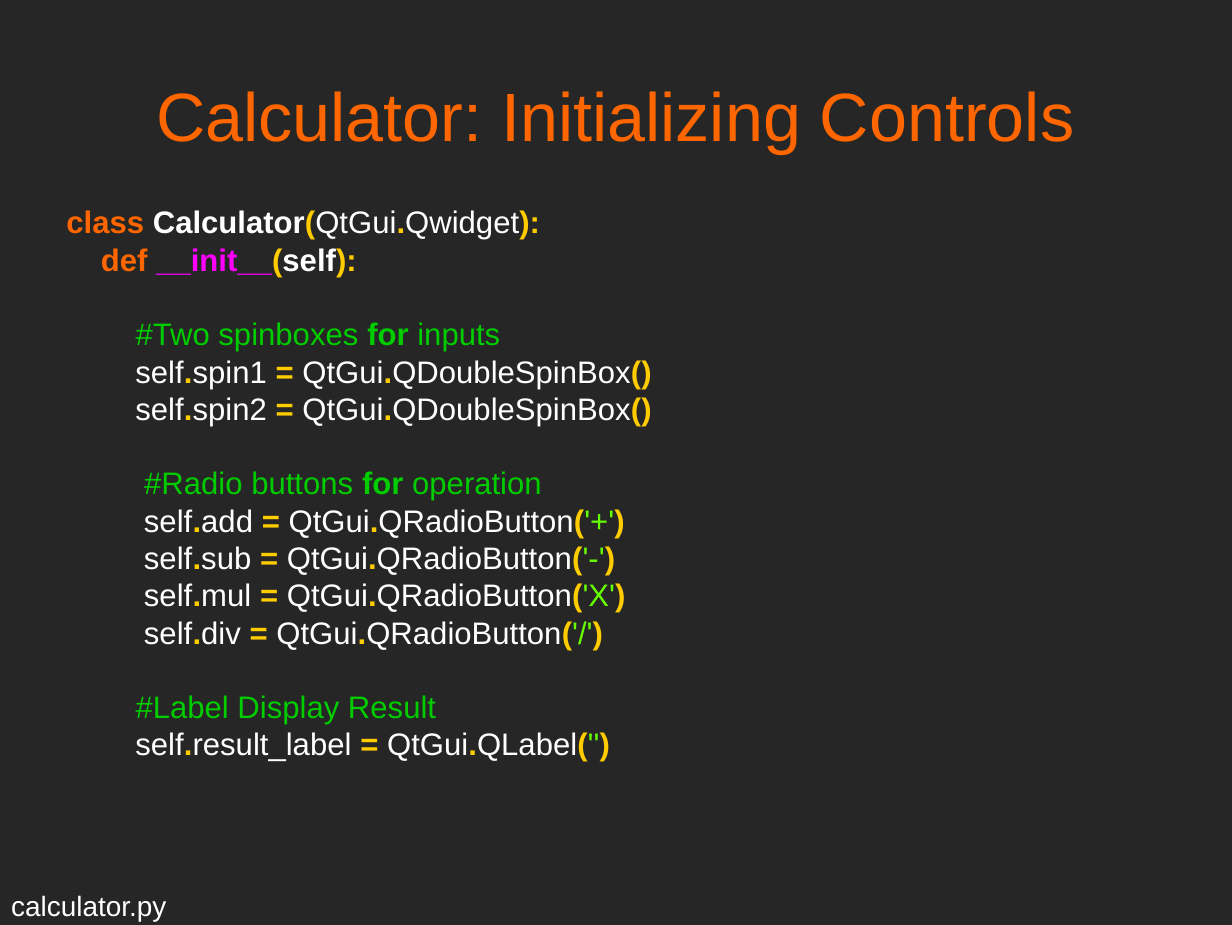
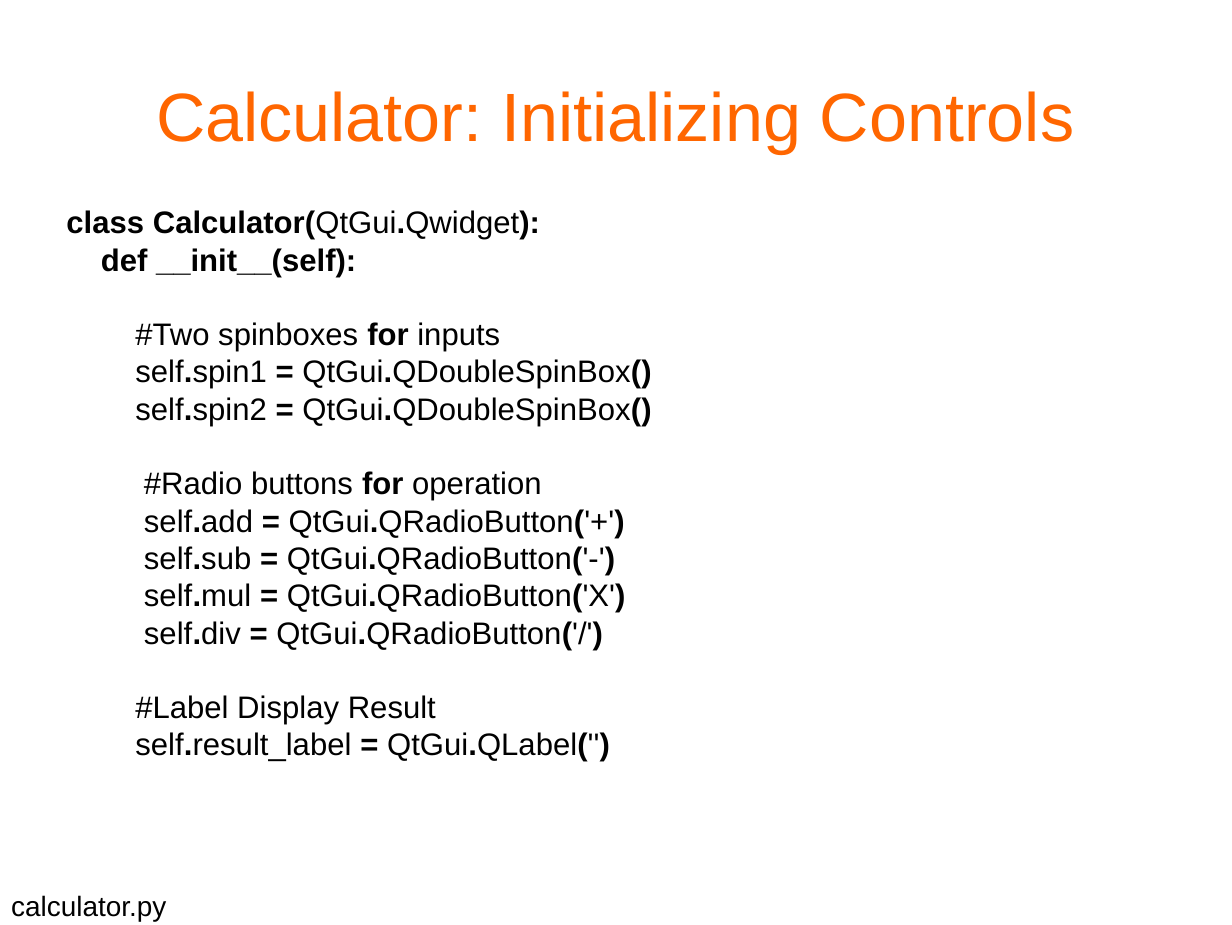
Before and after one commit to mfarhan12/qt-presentation, a slide deck: slide 14 of OPAG QT Presentation.odp. Drawn at 1232x925 pixels with LibreOffice and Linux fonts; fonts in the diff are those of the drawing. Boxes give left, top, right and bottom in pixels: in the first picture for what was removed or moved away, otherwise in the second. Text is boxed around its words. In the diff, an @@ line names an element or a change of style, - is before the commit and + after.

```diff
--- a/OPAG QT Presentation.odp
+++ b/OPAG QT Presentation.odp
@@ background #262626 to #FFFFFF @@
@@ text "class Calculator(QtGui.Qwidget):" at <box>66,210,651,762</box>: text colour #FF6600 to #000000 in "class", "def"; text colour #FFFFFF to #000000 in "Calculator(QtGui.Qwidget):", "__init__(self):", "self.spin1 QtGui.QDoubleSpinBox()", "self.spin2 QtGui.QDoubleSpinBox()" and 5 more places; text colour #FFCC00 to #000000 in "Calculator(QtGui.Qwidget):", "__init__(self):", "self.spin1 = QtGui.QDoubleSpinBox()", "self.spin2 = QtGui.QDoubleSpinBox()" and 5 more places; text colour #FF00FF to #000000 in "__init__(self):"; text colour #00CC00 to #000000 in "#Two spinboxes for inputs", "#Radio buttons for operation", "#Label Display Result"; text colour #66FF00 to #000000 in "QtGui.QRadioButton('+')", "QtGui.QRadioButton('-')", "QtGui.QRadioButton('X')", "QtGui.QRadioButton('/')" and 1 more places @@
@@ text "calculator.py" at <box>11,895,166,921</box>: text colour #FFFFFF to #000000 @@
```
Also in this commit, not shown: 29 other slides changed, 12 other files.
